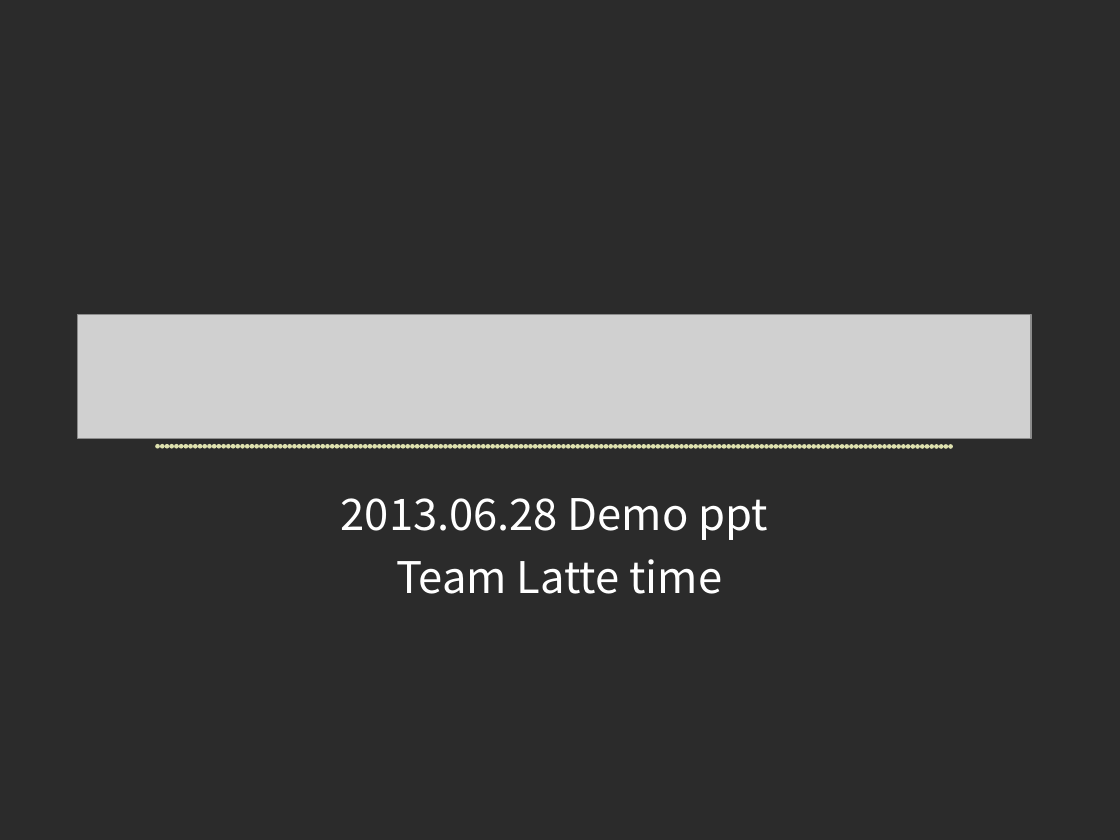
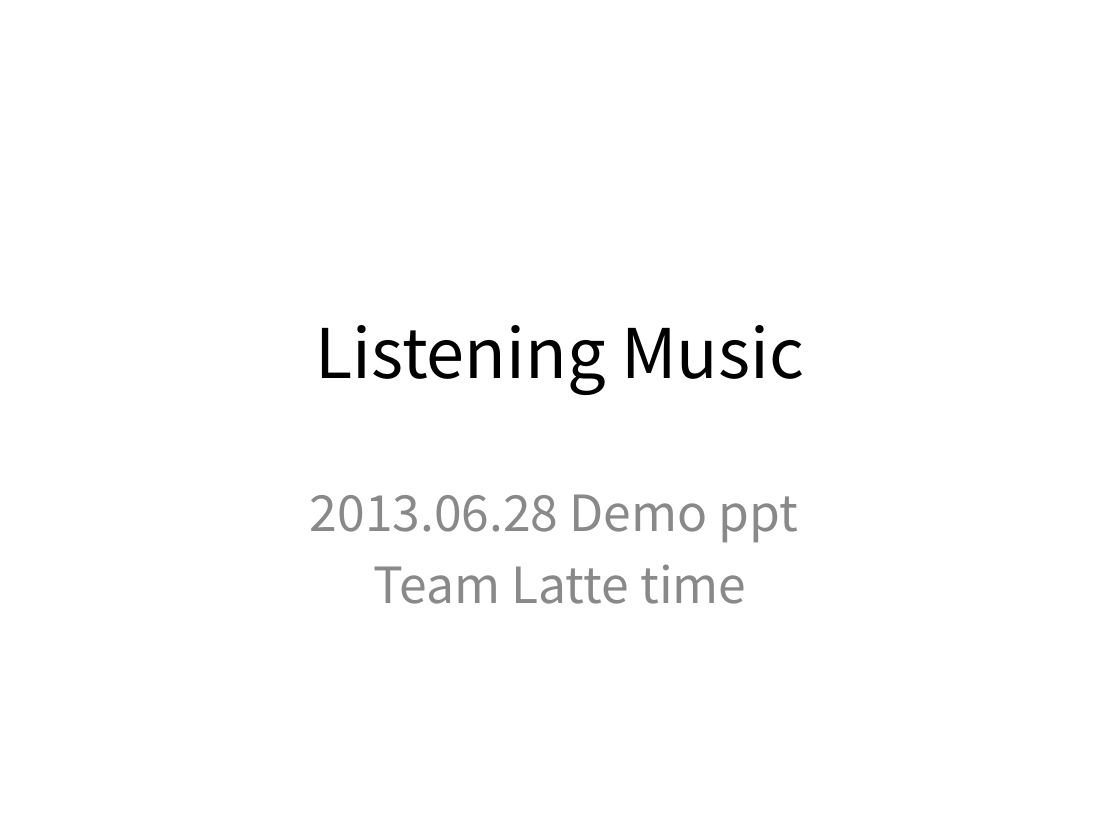
Before and after one commit to snowyjune/lattesystem, a slide deck: slide 1 of PPT/ListeningMusic.ppt. Drawn at 1120x840 pixels with LibreOffice and Linux fonts; fonts in the diff are those of the drawing; grey boxes stand for pictures; background and template pictures are left out; a plain dark background stands for a picture behind light text. Boxes give left, top, right and bottom in pixels: in the first picture for what was removed or moved away, otherwise in the second. Text is boxed around its words. In the diff, an @@ line names an element or a change of style, - is before the commit and + after.

```diff
--- a/PPT/ListeningMusic.ppt
+++ b/PPT/ListeningMusic.ppt
@@ background picture (left out) to #FFFFFF @@
@@ picture removed at [77,315,1030,439] @@
@@ title added at [316,325,804,395], 44 pt, text #000000 @@
+Listening Music
@@ line removed from (158, 446) to (954, 447) @@
@@ subtitle "2013.06.28 Demo ppt": place and size @@
-subtitle "2013.06.28 Demo ppt" at [341,498,768,594]
+subtitle "2013.06.28 Demo ppt" at [310,494,799,604]
@@ subtitle "2013.06.28 Demo ppt" at [310,494,799,604]: size 28 to 32 pt, text colour #FFFFFF to #898989; more space between paragraphs @@
```
Also in this commit, not shown: 1 other slide changed, 3 slides removed, 24 other files.
